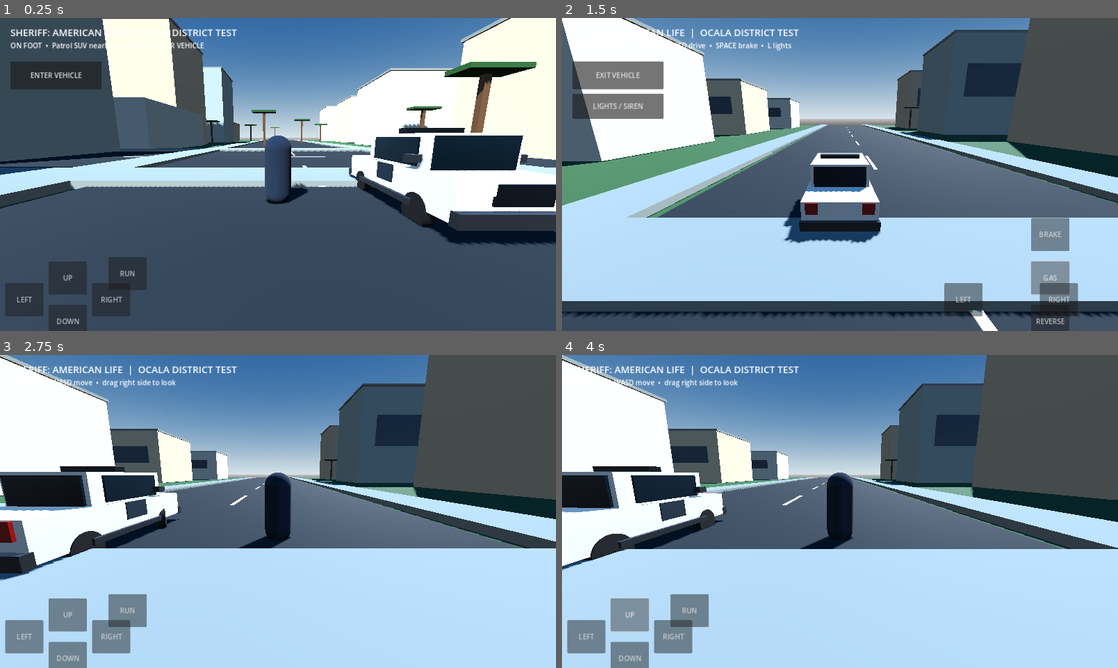
Above: before the commit, frames 1-4 (two rows, left to right).
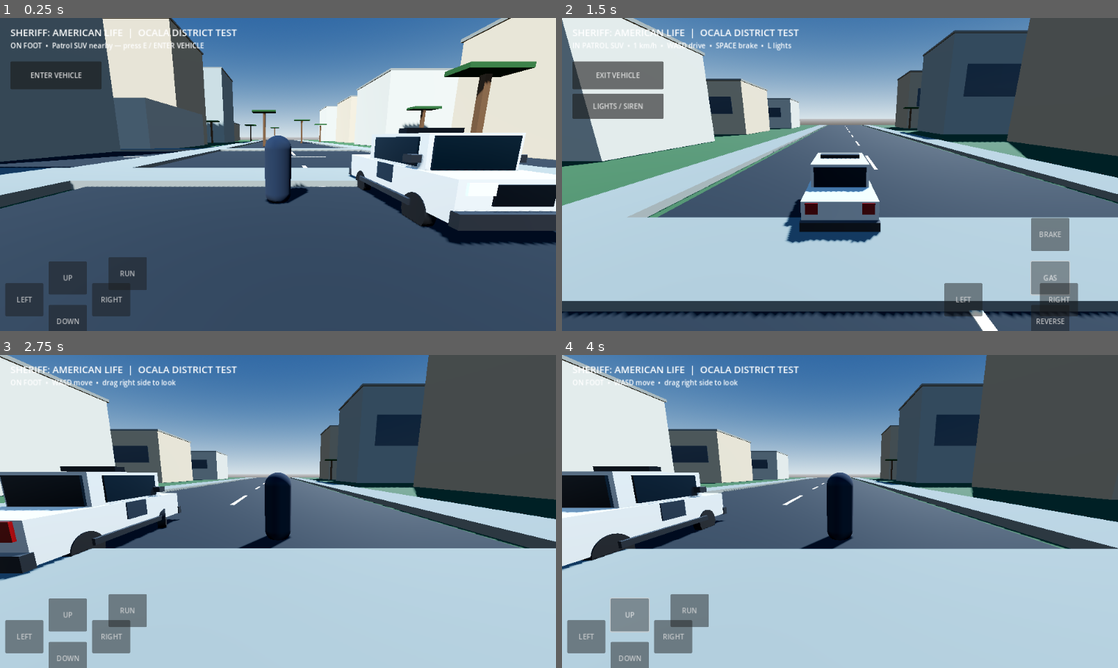
Above: after the commit, the same moments.

Repository: KremityssYTB/Sheriff--American-Life
Game: Godot game, scene res://scenes/main.tscn
The game is run twice, just before and just after one commit, with the same random seed, the same clock (stepped at 60 frames per second) and the same inputs.
Inputs (mouse positions are in pixels of both pictures, inside the frame that each line leads up to):
- Up to frame 1 (0.25 s): no input
- Up to frame 2 (1.5 s): click "ENTER VEHICLE" at 0.5 s; click "GAS" at 1.25 s
- Up to frame 3 (2.75 s): move the mouse to (400, 495) at 2.02 s; hold D (drive_right) from 2.03 s (still down); hold E (interact) from 2.03 s (still down); click (400, 495) at 2.17 s
- Up to frame 4 (4 s): release D (drive_right) at 2.75 s; release E (interact) at 2.75 s; drag from (728, 527) to (812, 574) at 2.77 s; click "UP" at 3.5 s

The runs differ from the first frame. In frame 1, 13% of the frame differs, in the area x 0-100%, y 0-73%; in frame 2, 35%; in frame 3, 45%; in frame 4, 46%, in the area x 0-100%, y 0-100%.

Commit message:
Add high quality Forward+ desktop lighting and scaling

Diff:
--- a/godot/scripts/main.gd
+++ b/godot/scripts/main.gd
@@ -13,6 +13,8 @@
 var vehicle_look_touch_id := -1
 
 func _ready() -> void:
+	# Supersample the desktop Forward+ path; keep iOS at native resolution.
+	get_viewport().scaling_3d_scale = 1.0 if OS.has_feature("mobile") else 1.25
 	_setup_input()
 	_build_environment()
 	_build_district()
@@ -105,8 +107,12 @@
 	env.tonemap_mode = Environment.TONE_MAPPER_FILMIC
 	# High-end desktop effects; keep the iOS/mobile path lightweight.
 	if not OS.has_feature("mobile"):
+		# High-end Forward+ lighting for desktop builds.
 		env.sdfgi_enabled = true
+		env.sdfgi_energy = 1.0
 		env.volumetric_fog_enabled = true
+		env.volumetric_fog_density = 0.012
+		env.volumetric_fog_albedo = Color(0.72, 0.78, 0.84)
 	world.environment = env
 	add_child(world)
 	var sun := DirectionalLight3D.new()
